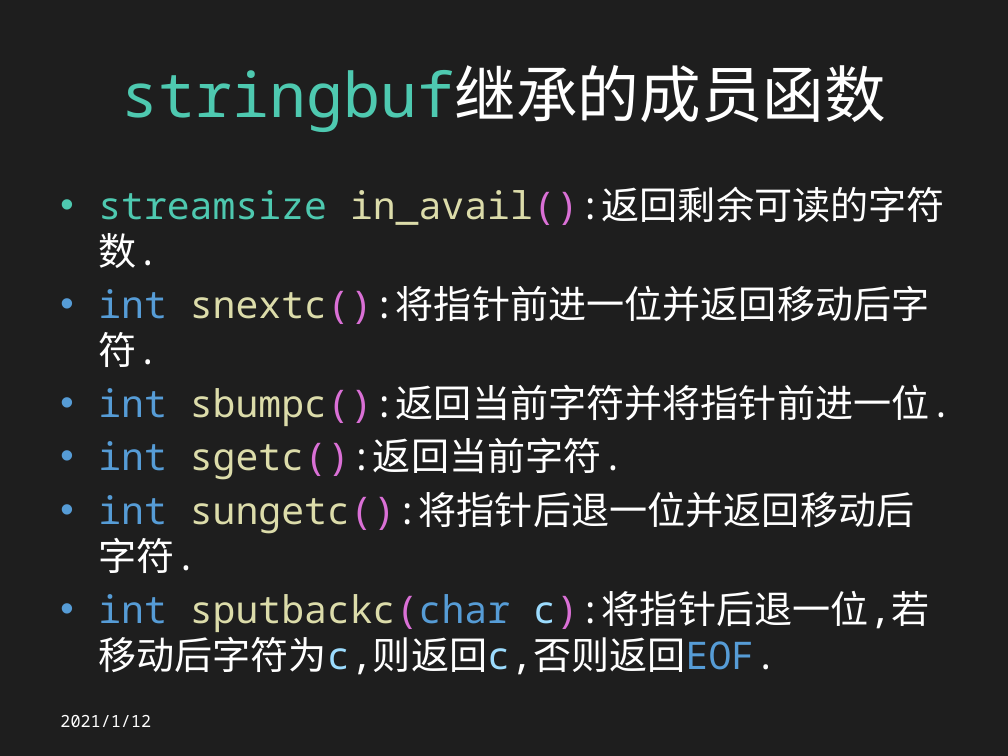
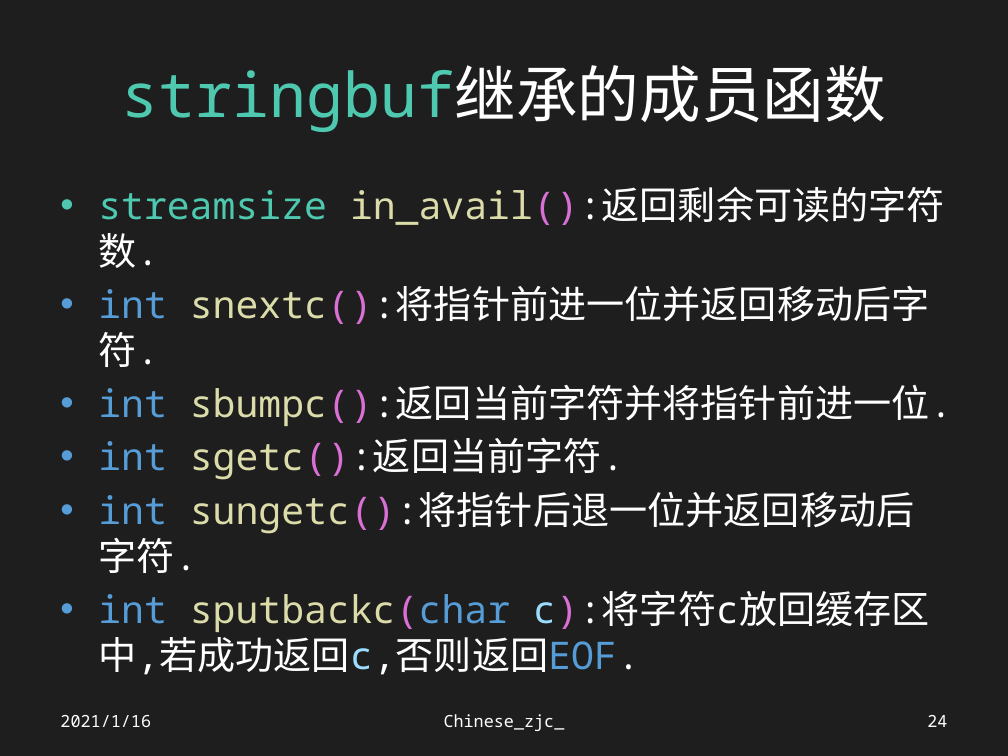
Before and after one commit to Chinesezjc/Solved-Problems, a slide deck: slide 24 of STL.pptx. Drawn at 1008x756 pixels with LibreOffice and Linux fonts; fonts in the diff are those of the drawing. Boxes give left, top, right and bottom in pixels: in the first picture for what was removed or moved away, otherwise in the second. Text is boxed around its words. In the diff, an @@ line names an element or a change of style, - is before the commit and + after.

Commit message:
Chinese_zjc_

```diff
--- a/STL.pptx
+++ b/STL.pptx
@@ text at (x1=98, y1=591, x2=930, y2=675): text changed @@
-• int sputbackc(char c):将指针后退一位,若移动后字符为c,则返回c,否则返回EOF.
+• int sputbackc(char c):将字符c放回缓存区中,若成功返回c,否则返回EOF.
@@ text at (x1=60, y1=715, x2=151, y2=727): text changed @@
-2021/1/12
+2021/1/16
@@ text added at (x1=444, y1=714, x2=565, y2=731), 12 pt, text #FFFFFF @@
+Chinese_zjc_
@@ page number added at (x1=927, y1=715, x2=947, y2=727), 12 pt, text #FFFFFF @@
+24
```
Also in this commit, not shown: 147 other slides changed, 16 slides added, 34 other files.
